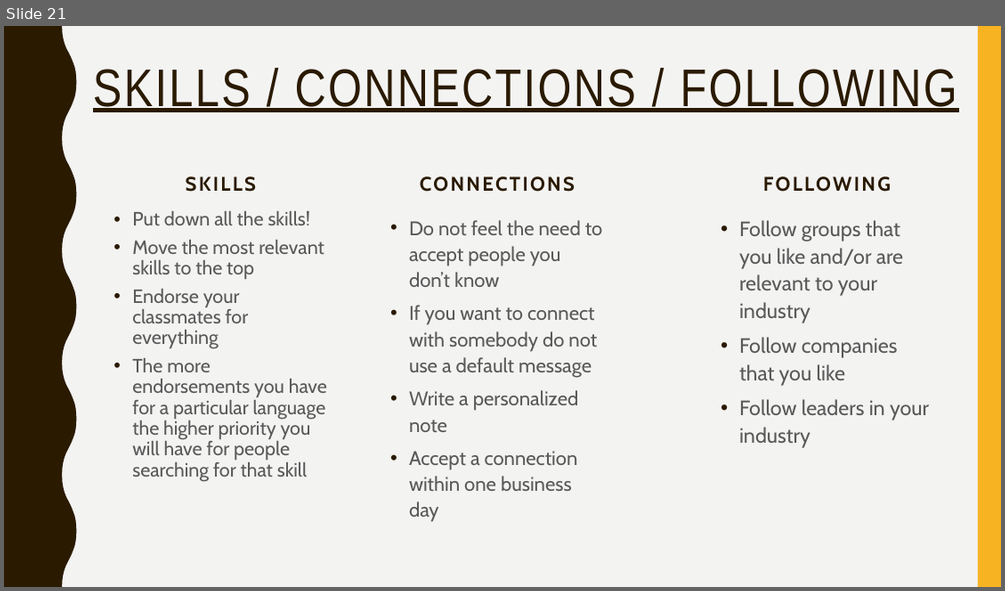
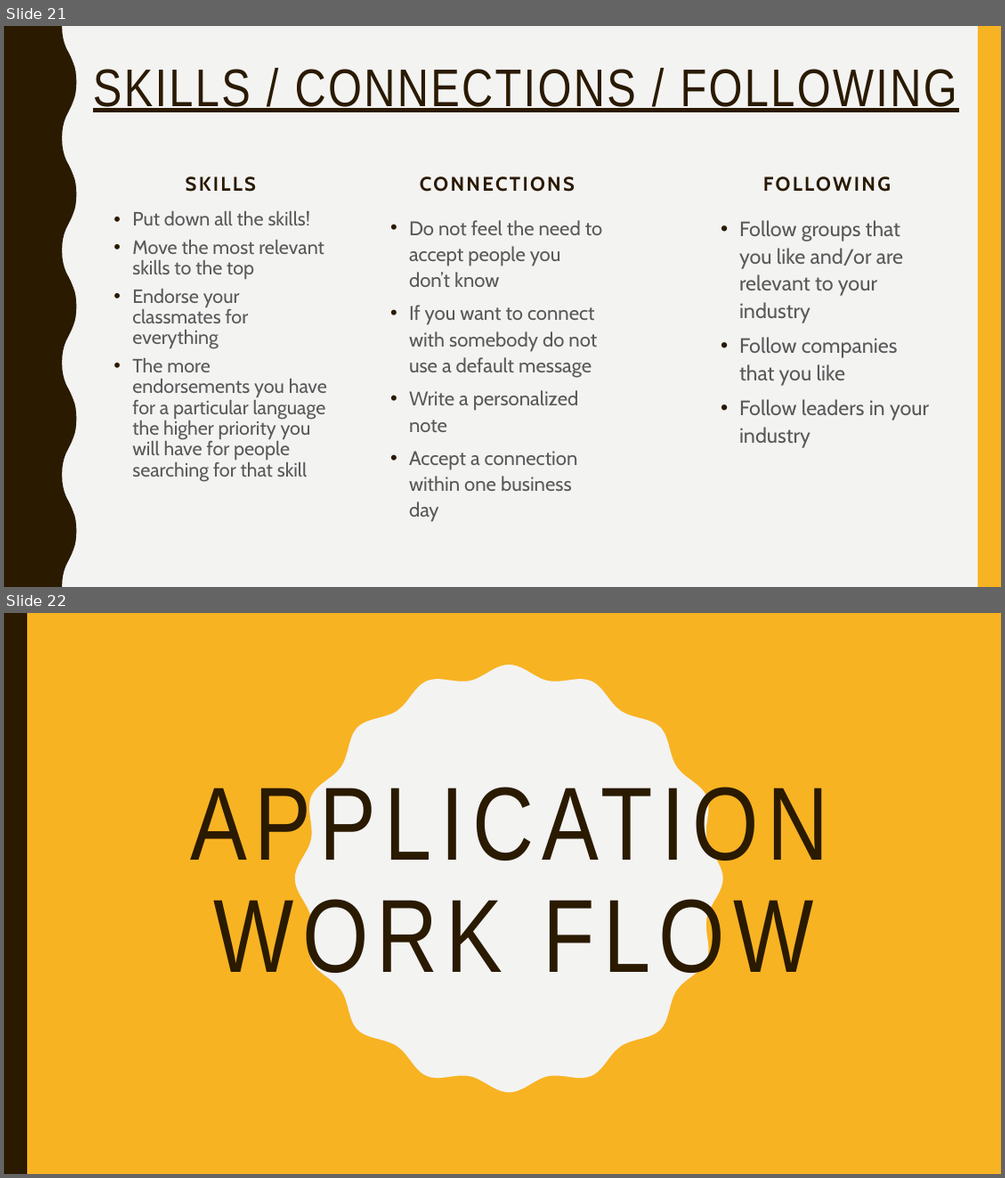
Before and after one commit to lakshmi-intechcode/jng_instr_folder, a slide deck: Job_Stuff/Jng_Job_Prezzie.pptx. Shown one above the other, each under a label of ours: slide 21 before the commit, slides 21 and 22 after it. The pictures are 1005x591 and 1005x1178 pixels, drawn with LibreOffice and Linux fonts; fonts in the diff are those of the drawing. Boxes give left, top, right and bottom in pixels: in the first picture for what was removed or moved away, otherwise in the second. Text is boxed around its words. In the diff, an @@ line names an element or a change of style, - is before the commit and + after.

```diff
--- a/Job_Stuff/Jng_Job_Prezzie.pptx
+++ b/Job_Stuff/Jng_Job_Prezzie.pptx
@@ slide 22 added at (4,613,1001,1174), background #F8B323 @@
@@ rectangle added at (4,613,27,1174), fill #2A1A00 @@
@@ freeform shape added at (295,665,723,1093), fill #F3F3F2 @@
@@ title added at (190,776,829,990), 100 pt, text #2A1A00 @@
+APPLICATION WORK FLOW
```
Also in this commit, not shown: 5 other slides added.
